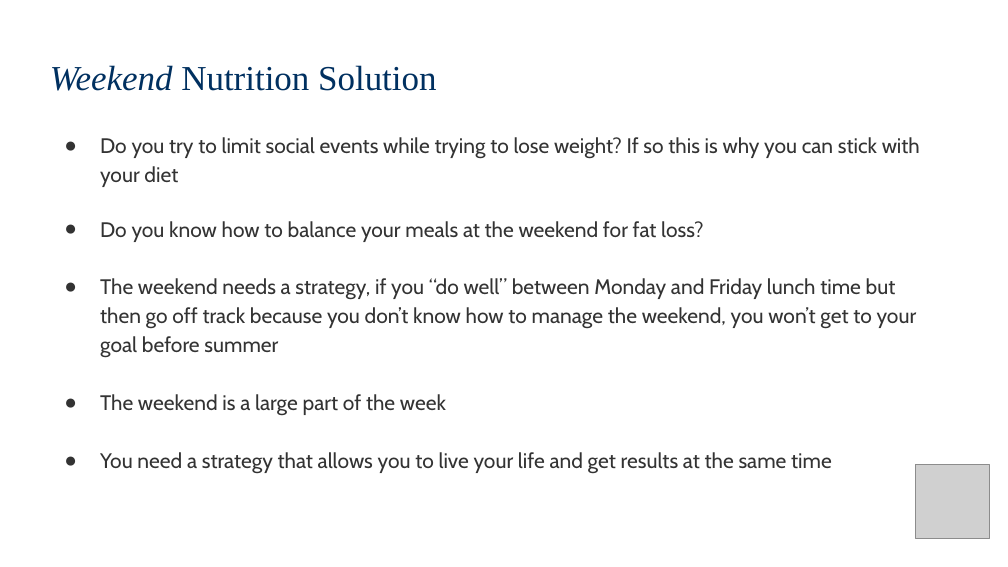
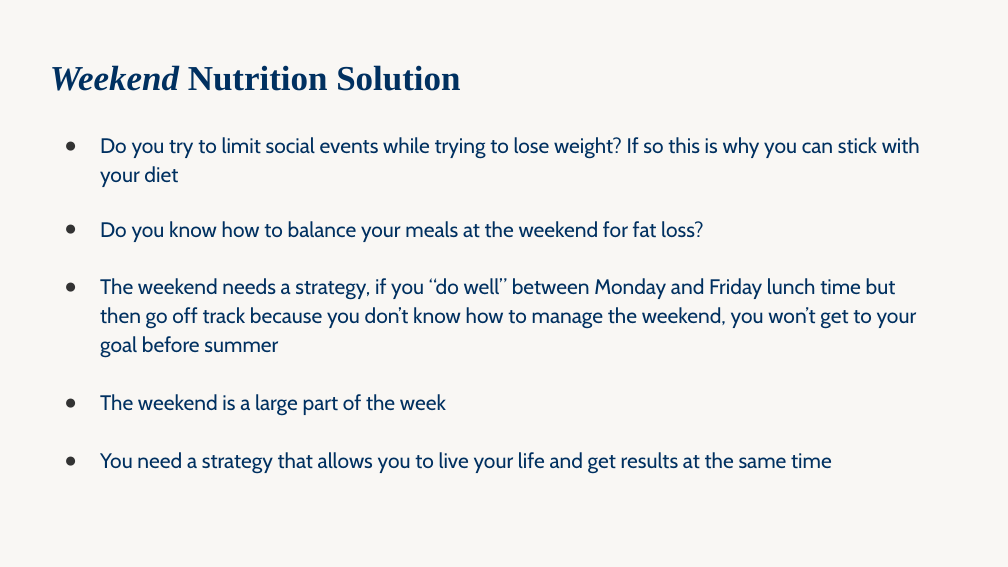
Before and after one commit to WeAreWLA/21-day-reset, a slide deck: slide 16 of decks/Day 5 - Free 5 Day Reset/Day 5 - Free 5 Day Reset.pptx. Drawn at 1008x567 pixels with LibreOffice and Linux fonts; fonts in the diff are those of the drawing; grey boxes stand for pictures. Boxes give left, top, right and bottom in pixels: in the first picture for what was removed or moved away, otherwise in the second. Text is boxed around its words. In the diff, an @@ line names an element or a change of style, - is before the commit and + after.

```diff
--- a/decks/Day 5 - Free 5 Day Reset/Day 5 - Free 5 Day Reset.pptx
+++ b/decks/Day 5 - Free 5 Day Reset/Day 5 - Free 5 Day Reset.pptx
@@ background #FFFFFF to #F9F7F4 @@
@@ text "Weekend Nutrition Solution" at [50, 65, 460, 91]: bold on @@
@@ text "Do you try to limit ..." at [100, 137, 920, 474]: text colour #333333 to #003060 @@
@@ picture removed at [915, 465, 989, 538] @@
```
Also in this commit, not shown: 36 other slides changed.
